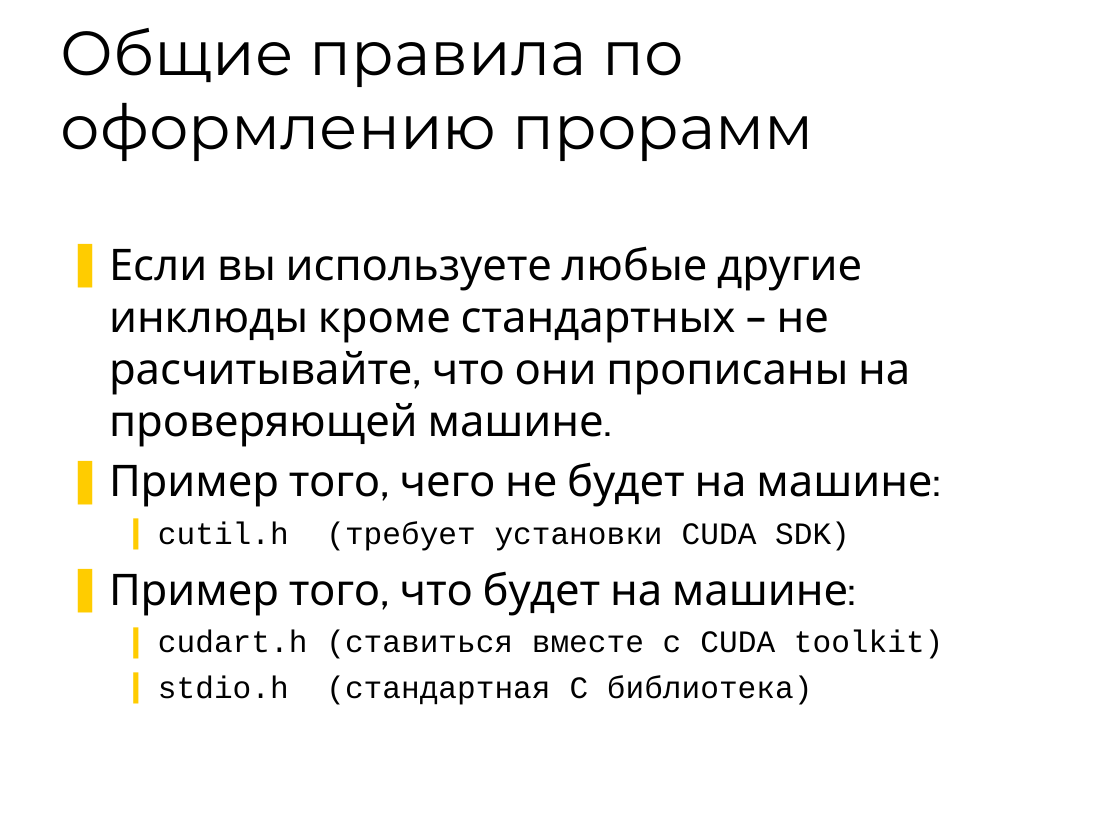
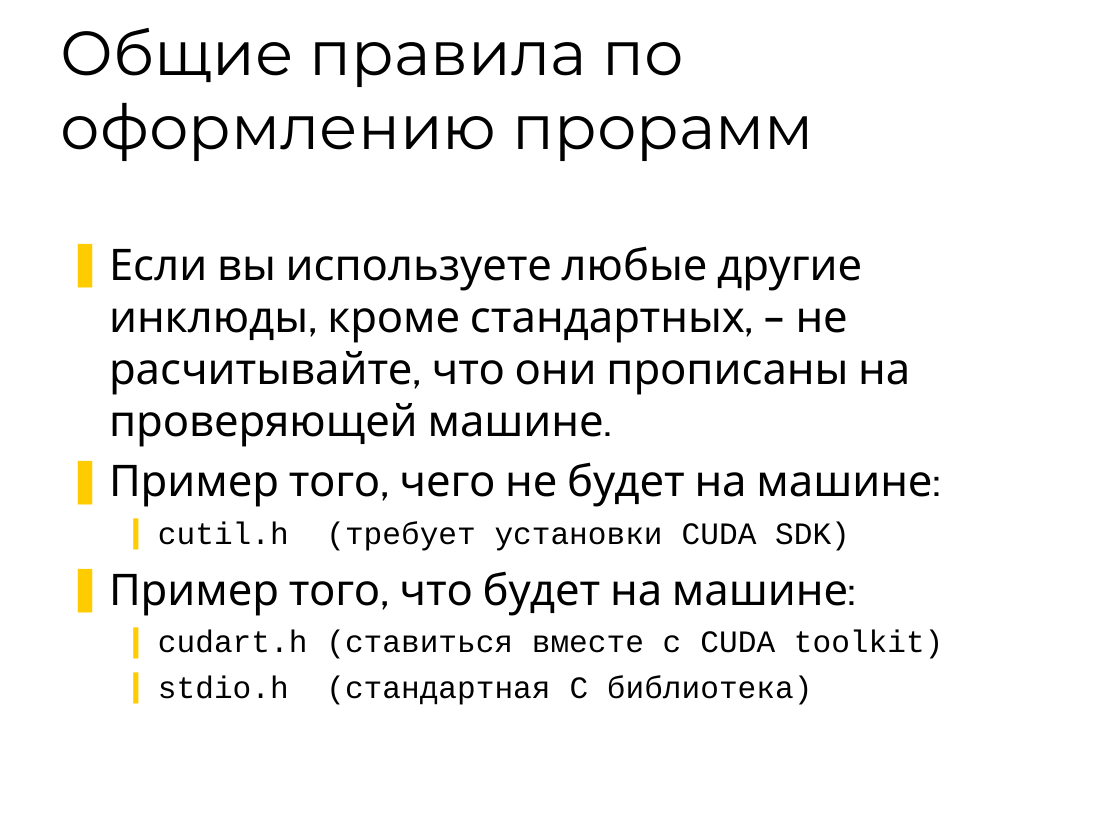
Before and after one commit to 7633/msu-cuda-course, a slide deck: slide 16 of Assignments/2/Assignment - 2.ppt (slide 15 before the commit). Drawn at 1120x840 pixels with LibreOffice and Linux fonts; fonts in the diff are those of the drawing; background and template pictures are left out. Boxes give left, top, right and bottom in pixels: in the first picture for what was removed or moved away, otherwise in the second. Text is boxed around its words. In the diff, an @@ line names an element or a change of style, - is before the commit and + after.

```diff
--- a/Assignments/2/Assignment - 2.ppt
+++ b/Assignments/2/Assignment - 2.ppt
@@ text at [109,246,910,447]: text changed @@
-❚ Если вы используете любые другие инклюды кроме стандартных – не расчитывайте, что они прописаны на проверяющей машине.
+❚ Если вы используете любые другие инклюды, кроме стандартных, – не расчитывайте, что они прописаны на проверяющей машине.
```
Also in this commit, not shown: 4 other slides changed, 1 slide added, 1 other file.
